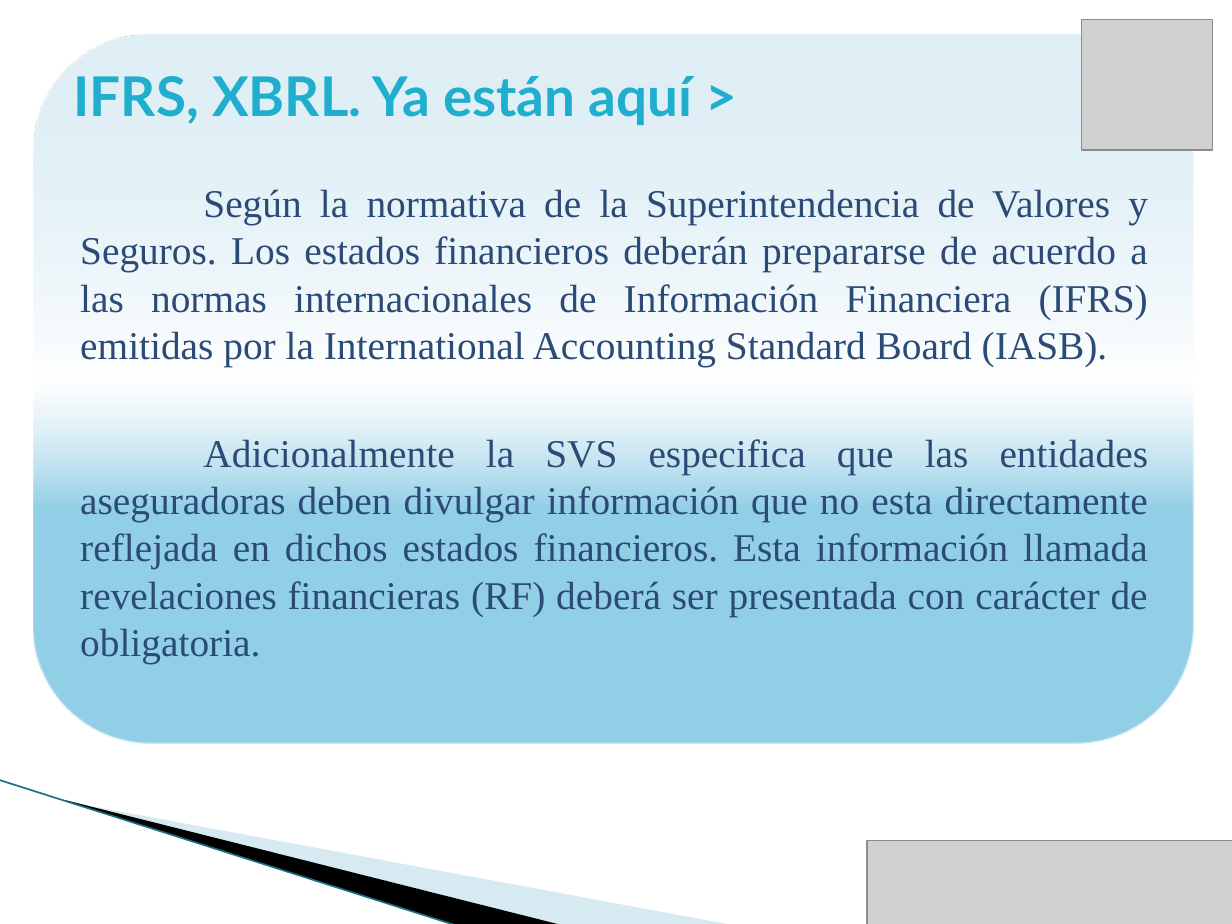
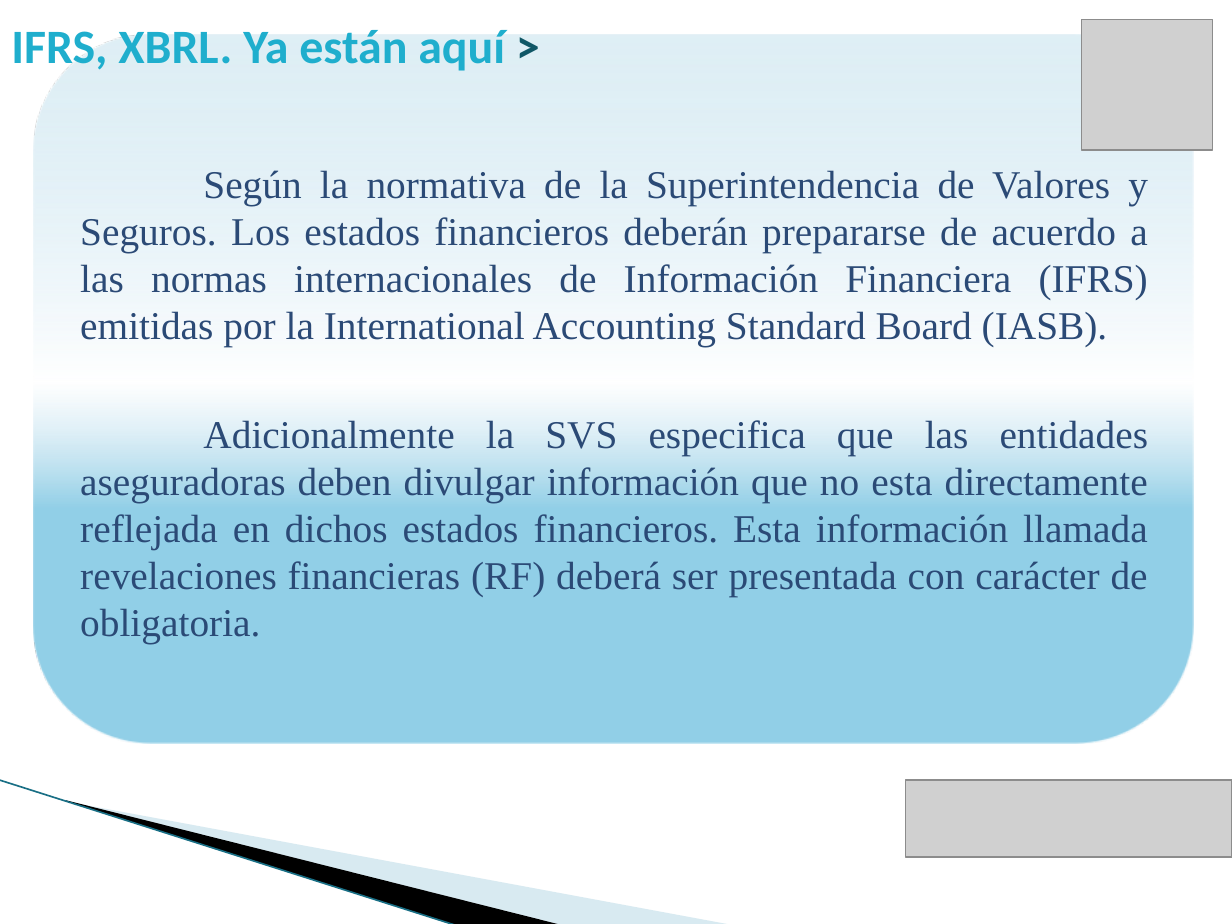
Before and after one commit to vicky1404/rev-ii, a slide deck: slide 6 of docs/comercial/brochure_2.pptx. Drawn at 1232x924 pixels with LibreOffice and Linux fonts; fonts in the diff are those of the drawing; grey boxes stand for pictures; background and template pictures are left out. Boxes give left, top, right and bottom in pixels: in the first picture for what was removed or moved away, otherwise in the second. Text is boxed around its words. In the diff, an @@ line names an element or a change of style, - is before the commit and + after.

```diff
--- a/docs/comercial/brochure_2.pptx
+++ b/docs/comercial/brochure_2.pptx
@@ title "IFRS, XBRL. Ya están aquí ...": place and size @@
-title "IFRS, XBRL. Ya están aquí ..." at (74, 76, 693, 125)
+title "IFRS, XBRL. Ya están aquí ..." at (11, 30, 505, 71)
@@ title "IFRS, XBRL. Ya están aquí ..." at (11, 30, 505, 71): size 32 to 28 pt, font Lato to Calibri; text colour #1FAECD to #105766 in ">" @@
@@ text "Según la normativa de la ...": place and size @@
-text "Según la normativa de la ..." at (80, 189, 1149, 664)
+text "Según la normativa de la ..." at (80, 170, 1149, 645)
@@ picture: place and size @@
-picture at (867, 840, 1232, 924)
+picture at (906, 780, 1232, 857)
```
Also in this commit, not shown: 23 other slides changed.
